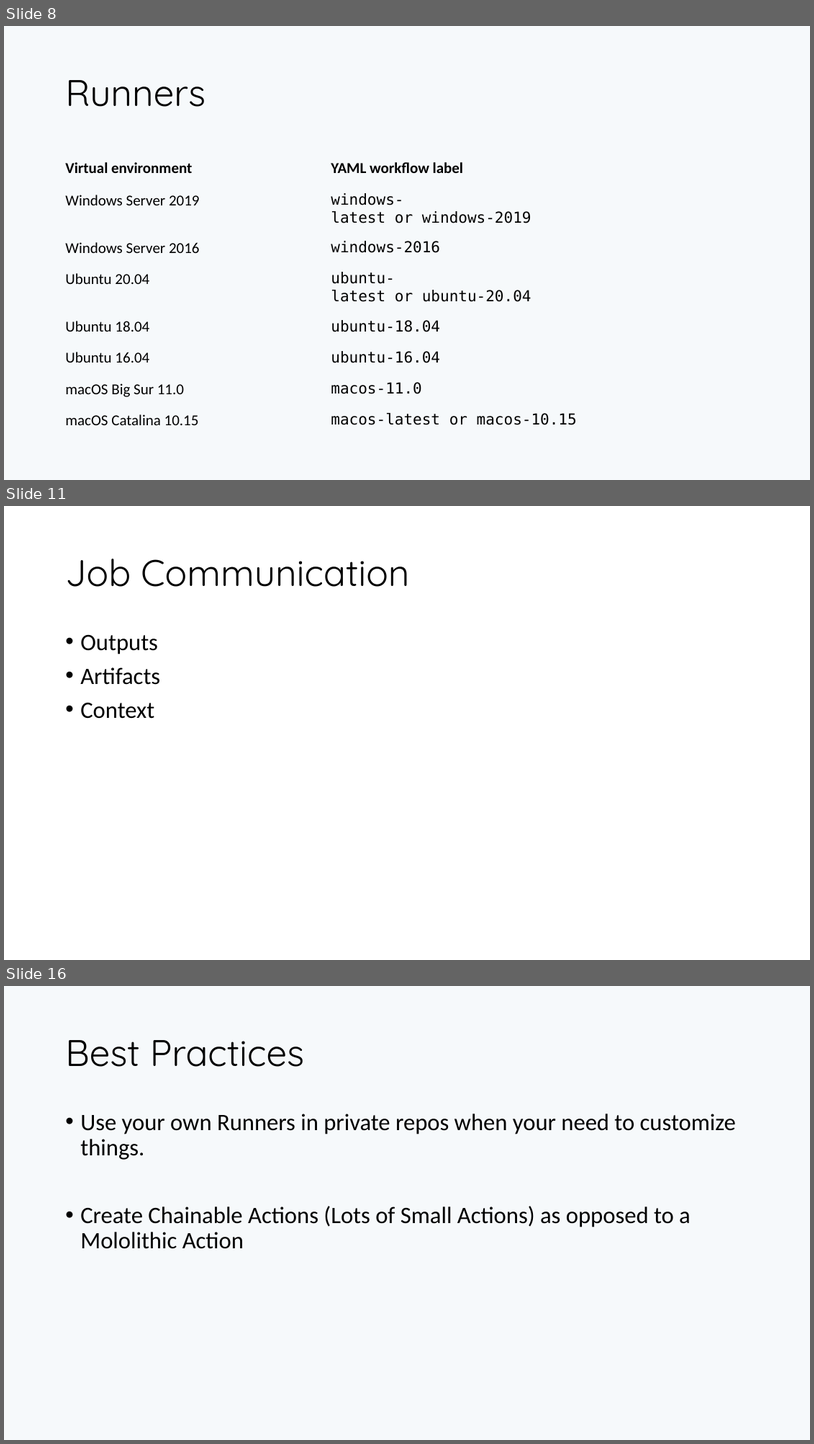
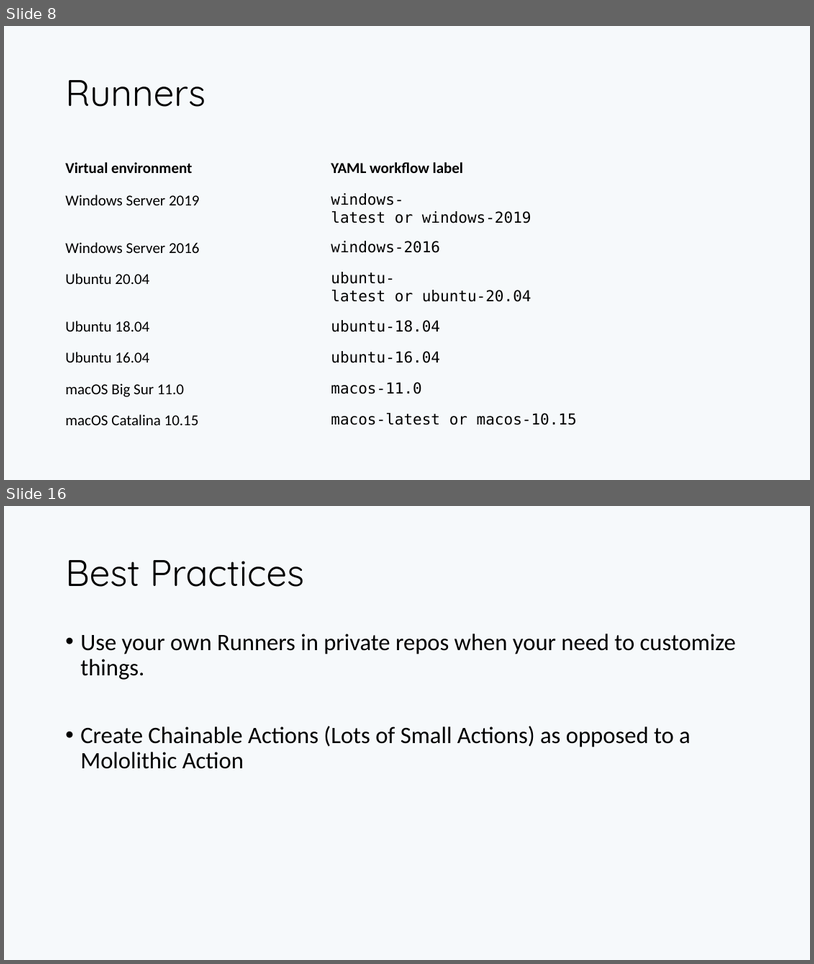
Before and after one commit to PaulRiviera/Demos, a slide deck: GitHub_Actions_101/Actions101.pptx. Shown one above the other, each under a label of ours: slides 8, 11 and 16 before the commit, slides 8 and 16 after it; the slides between them are not shown. The pictures are 814x1444 and 814x964 pixels, drawn with LibreOffice and Linux fonts; fonts in the diff are those of the drawing. Boxes give left, top, right and bottom in pixels: in the first picture for what was removed or moved away, otherwise in the second. Text is boxed around its words. In the diff, an @@ line names an element or a change of style, - is before the commit and + after.

```diff
--- a/GitHub_Actions_101/Actions101.pptx
+++ b/GitHub_Actions_101/Actions101.pptx
@@ slide 11 removed at (4,506,810,960), background #FFFFFF @@
@@ title removed at (65,559,409,587) @@
-Job Communication
@@ text removed at (80,634,160,718) @@
-• Outputs
-• Artifacts
-• Context
```
Also in this commit, not shown: 5 slides changed, 5 slides added, 4 other slides removed, 1 other file.
